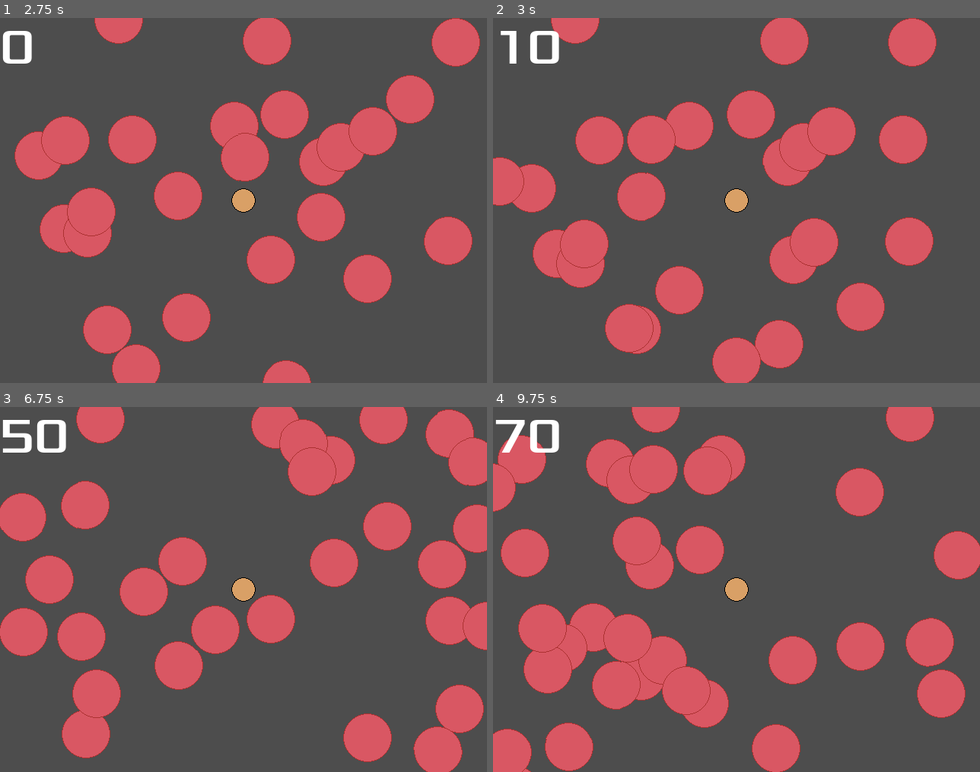
Above: before the commit, frames 1-4 (two rows, left to right).
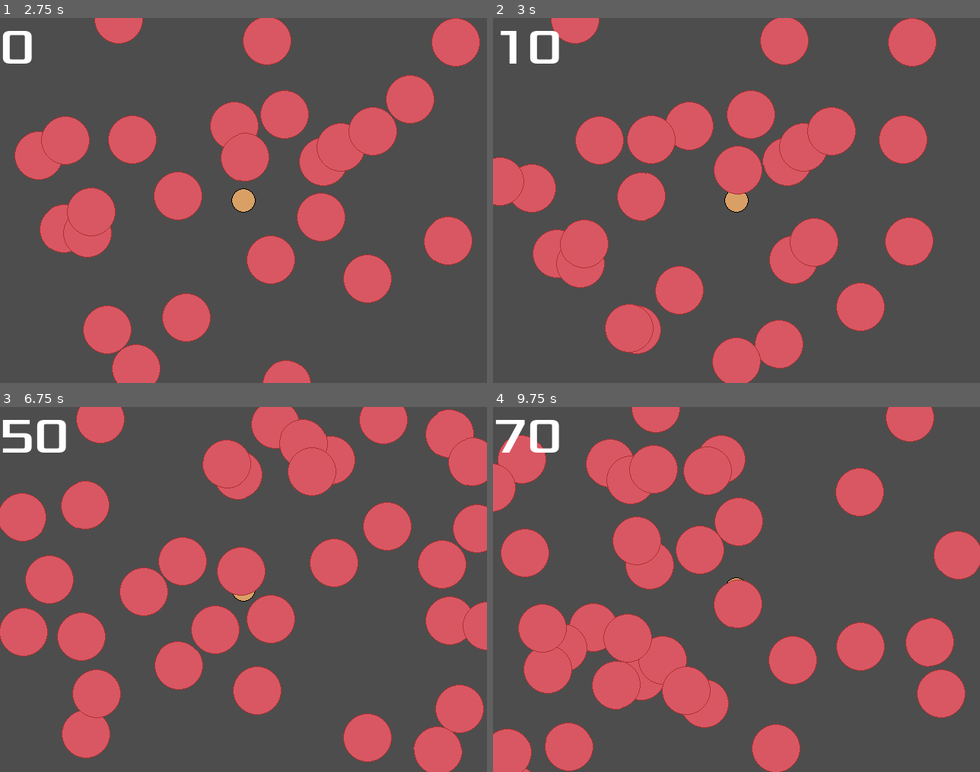
Above: after the commit, the same moments.

Repository: zundouz/ldjam54_odango
Game: Godot game, scene res://main.tscn
The game is run twice, just before and just after one commit, with the same random seed, the same clock (stepped at 60 frames per second) and the same inputs.
Inputs:
- Up to frame 1 (2.75 s): hold Right (move_right) 0.53-1.28 s; hold Down (move_down) 1.28-2.03 s; hold Right (move_right) from 2.03 s (still down)
- Up to frame 2 (3 s): release Right (move_right) at 2.78 s; hold Up (move_up) from 2.78 s (still down)
- Up to frame 3 (6.75 s): release Up (move_up) at 3.53 s; hold Left (move_left) 3.53-5.03 s; hold Down (move_down) 5.03-5.78 s; hold Right (move_right) 5.78-6.53 s; hold Up (move_up) from 6.53 s (still down)
- Up to frame 4 (9.75 s): release Up (move_up) at 7.28 s; hold Right (move_right) 7.28-8.03 s; hold Down (move_down) 8.03-8.78 s; hold Left (move_left) 8.78-9.53 s; hold Up (move_up) from 9.53 s (still down)

Frame 1 is identical in both runs. In frame 2, 1.0% of the frame differs, in the area x 45-56%, y 35-49%; in frame 3, 3.5%, in the area x 41-58%, y 8-85%; in frame 4, 2.1%.

Commit message:
feat: 団子が刺さったことを分かりやすくするヒットストップ追加

Diff:
--- a/odango.gd
+++ b/odango.gd
@@ -1,6 +1,8 @@
 extends RigidBody2D
 
-var Center_X_Pos = 320
+var Center_X_Pos : float = 320
+var is_shot : bool = false
+var death_hide_counter : int = 0
 
 # Called when the node enters the scene tree for the first time.
 func _ready():
@@ -14,8 +16,15 @@
 	# ボタンを押したときに、座標が串の範囲内だったら特典
 	if Input.is_action_just_pressed("move_up"):
 		if transform.get_origin().x < Center_X_Pos + 25 and transform.get_origin().x > Center_X_Pos - 25:
+			is_shot = true;
+			linear_velocity = Vector2.ZERO
 			# スコア加算
 			MyGlobalScore.score += 10
+
+
+	if is_shot:
+		death_hide_counter += 1
+		if death_hide_counter > 30:
 			# その後、お団子が消える
 			queue_free()
 
